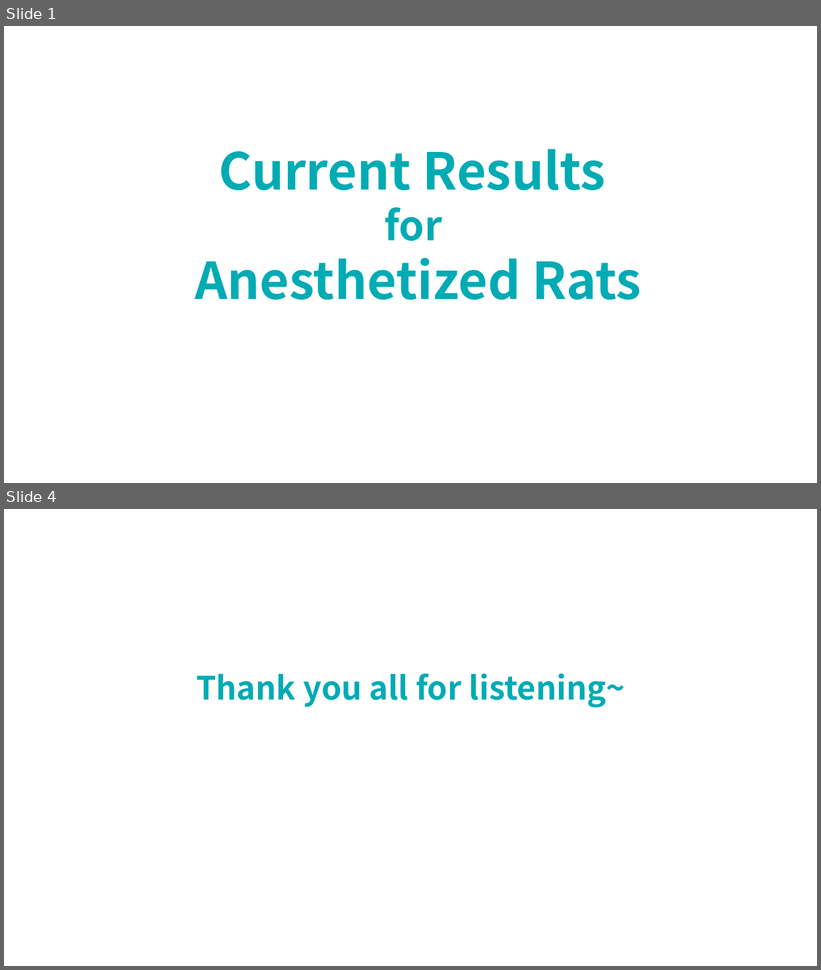
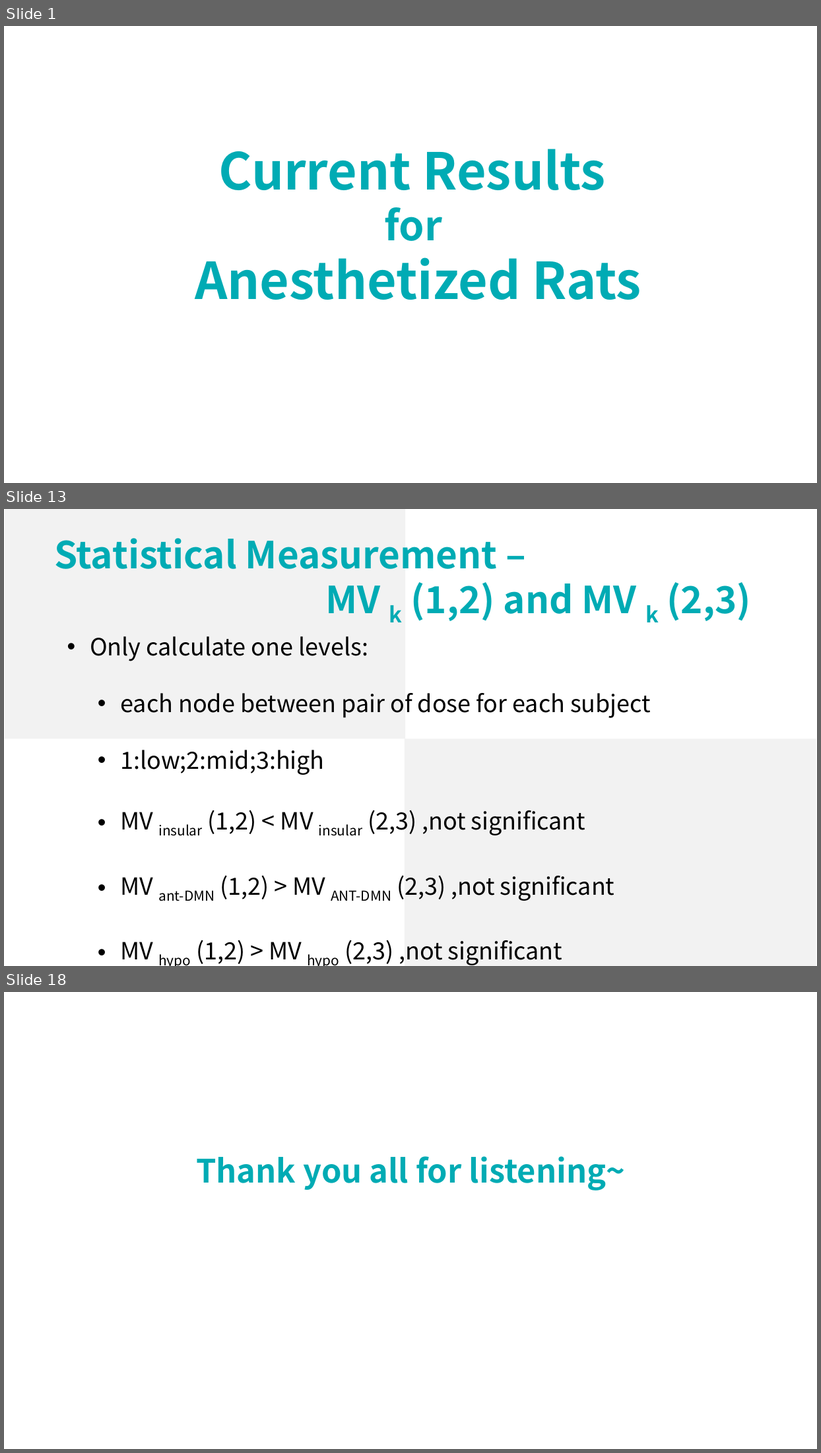
Before and after one commit to lsyoath/sheepy, a slide deck: Work/CurrentResults.pptx. Shown one above the other, each under a label of ours: slides 1 and 4 before the commit, slides 1, 13 and 18 after it; the slides between them are not shown. The pictures are 821x970 and 821x1453 pixels, drawn with LibreOffice and Linux fonts; fonts in the diff are those of the drawing. Boxes give left, top, right and bottom in pixels: in the first picture for what was removed or moved away, otherwise in the second. Text is boxed around its words. In the diff, an @@ line names an element or a change of style, - is before the commit and + after.

Commit message:
1427

```diff
--- a/Work/CurrentResults.pptx
+++ b/Work/CurrentResults.pptx
@@ slide 13 added at [4, 509, 817, 966], background #FFFFFF @@
@@ rectangle added at [5, 509, 405, 739], fill #F2F2F2 @@
@@ text added at [54, 538, 752, 623], 44 pt, text #00ABB4, bold @@
+Statistical Measurement –
+MV k (1,2) and MV k (2,3)
@@ text added at [90, 636, 651, 966], 28 pt, text #000000 @@
+• Only calculate one levels:
+  • each node between pair of dose for each subject
+  • 1:low;2:mid;3:high
+  • MV insular (1,2) < MV insular (2,3) ,not significant
+  • MV ant-DMN (1,2) > MV ANT-DMN (2,3) ,not significant
+  • MV hypo (1,2) > MV hypo (2,3) ,not significant
@@ rectangle added at [405, 739, 816, 966], fill #F2F2F2 @@
@@ what was slide 4 is now slide 18 @@
```
Also in this commit, not shown: 15 other slides added, 2 slides removed.
